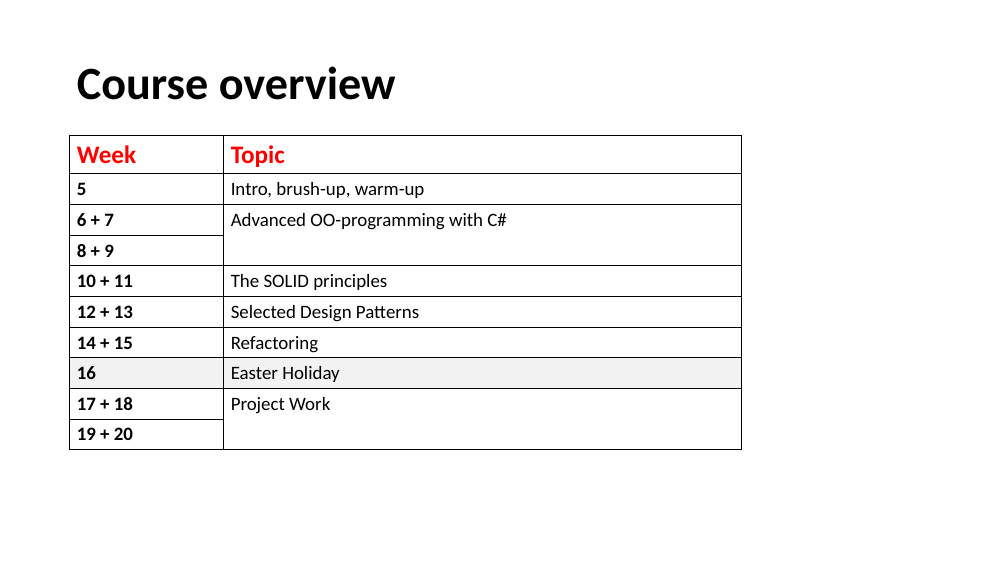
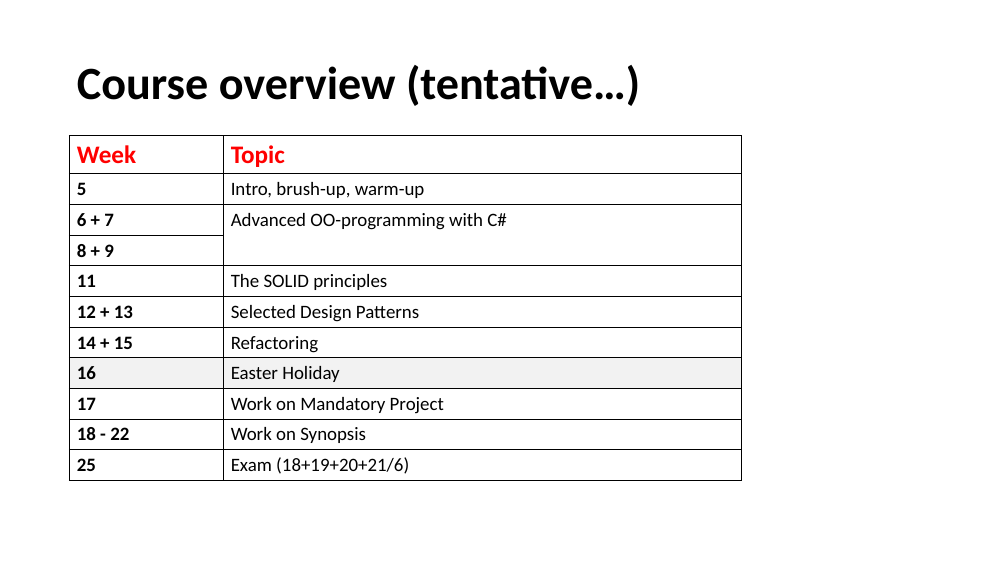
Before and after one commit to perl-easj/OOProg, a slide deck: slide 65 of ASWC/Presentations/ASWC_Day0_Intro.pptx (slide 63 before the commit). Drawn at 1008x567 pixels with LibreOffice and Linux fonts; fonts in the diff are those of the drawing. Boxes give left, top, right and bottom in pixels: in the first picture for what was removed or moved away, otherwise in the second. Text is boxed around its words. In the diff, an @@ line names an element or a change of style, - is before the commit and + after.

Commit message:
Updated materials for ASWC Day 0
Final updates to presentations, added ASWCClassroom project.

```diff
--- a/ASWC/Presentations/ASWC_Day0_Intro.pptx
+++ b/ASWC/Presentations/ASWC_Day0_Intro.pptx
@@ title at (77,65,640,106): text changed @@
-Course overview
+Course overview (tentative…)
@@ table at (70,135,742,480) @@
-row 5, column 1: 10 + 11
+row 5, column 1: 11
-row 9: 17 + 18 | Project Work
-row 10: 19 + 20 | 
+row 9: 17 | Work on Mandatory Project
+row 10: 18 - 22 | Work on Synopsis
+row 11: 25 | Exam (18+19+20+21/6)
```
Also in this commit, not shown: 10 other slides changed, 3 slides added, 25 other files.
